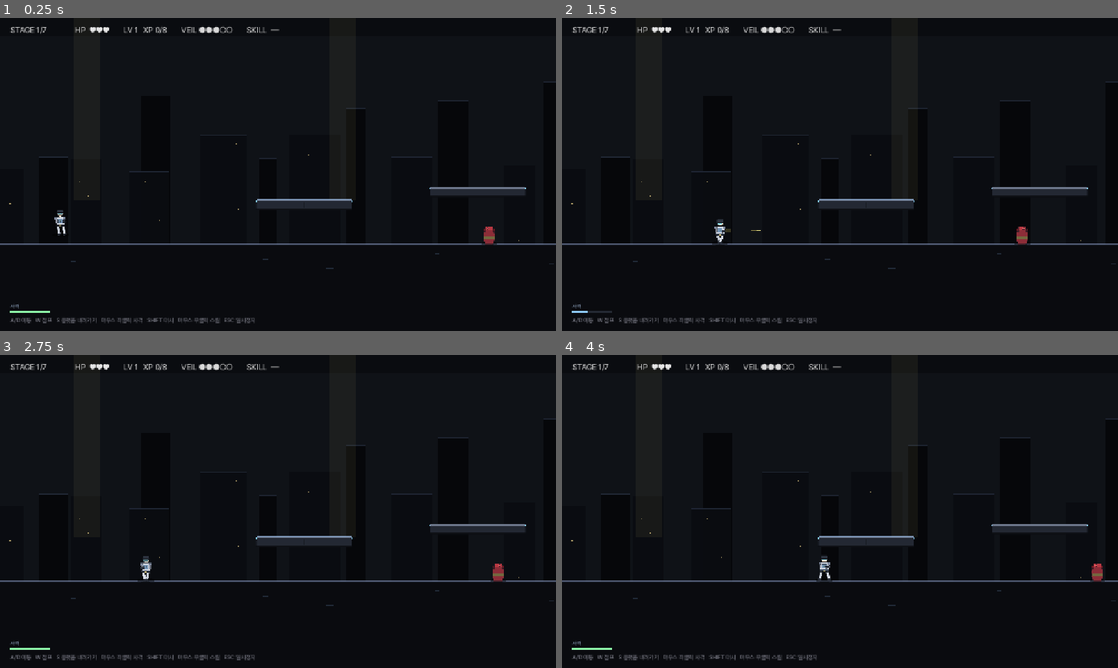
Above: before the commit, frames 1-4 (two rows, left to right).
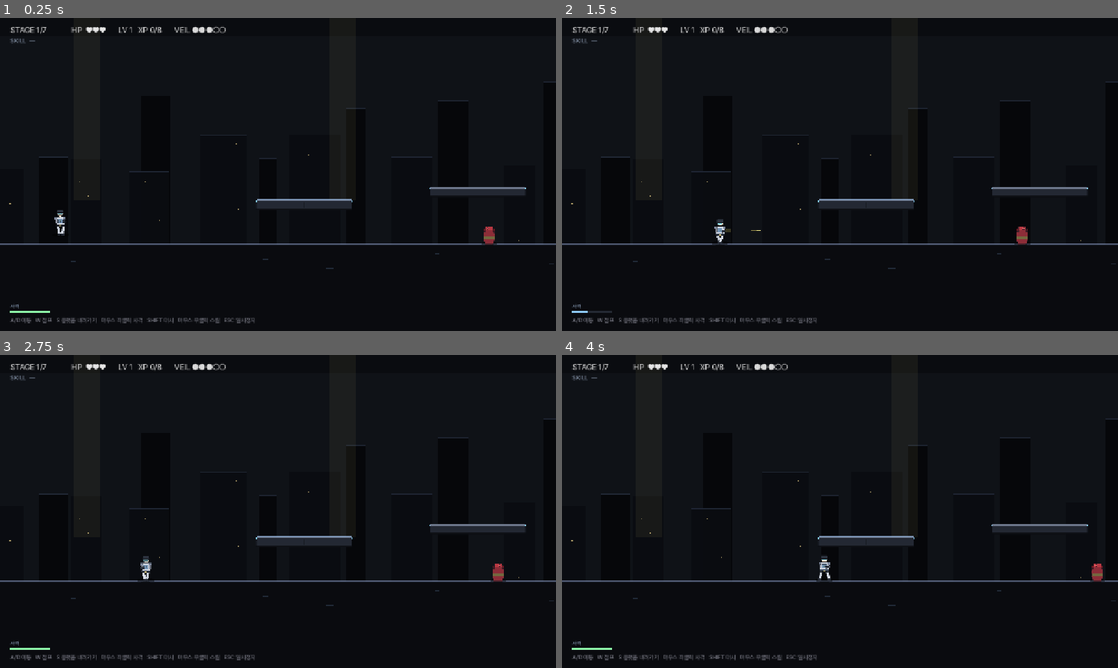
Above: after the commit, the same moments.

Repository: soomin007/EyesOnYou
Game: Godot game, scene res://scenes/stage.tscn
Same seed, same stepped clock (60 frames per second), same inputs: the game is played once before the commit and once after it. This scene is started directly instead of the project's main scene.
Inputs (mouse positions are in pixels of both pictures, inside the frame that each line leads up to):
- Up to frame 1 (0.25 s): no input
- Up to frame 2 (1.5 s): tap Enter at 0.5 s; move the mouse to (962, 158) at 0.52 s; hold W (jump) 0.53-1.28 s; hold D (move_right) from 0.53 s (still down); click (962, 158) at 0.67 s; move the mouse to (728, 190) at 1.27 s; tap J (attack) at 1.35 s
- Up to frame 3 (2.75 s): tap W (jump) at 1.52, 1.55, 1.82 s; move the mouse to (333, 442) at 2.02 s; release D (move_right) at 2.03 s; hold A (move_left) from 2.03 s (still down); hold W (jump) from 2.03 s (still down); tap Shift (dash) at 2.1 s
- Up to frame 4 (4 s): move the mouse to (812, 574) at 2.77 s; release A (move_left) at 2.78 s; release W (jump) at 2.78 s; hold D (move_right) from 2.78 s (still down); tap Space at 2.85 s; click (812, 574) at 2.92 s; tap W (jump) at 3.02, 3.05, 3.32 s; move the mouse to (1006, 558) at 3.52 s; hold W (jump) from 3.53 s (still down); tap K at 3.6 s

The runs differ from the first frame. In frame 1, 0.4% of the frame differs, in the area x 1-51%, y 2-70%; in frame 2, 0.4%; in frame 3, 0.4%; in frame 4, 0.4%.

Commit message:
fix(visual+ux): 점프 자세/HUD 줄바꿈/스킬 충전 점/가시 위협·보상/맵 동기
Player.gd — 점프 다리:
- 점프 시 양다리 같은 방향(-0.20)이 어색했음. 한쪽 -0.22(앞) / 한쪽
  +0.10(뒤 살짝)로 비대칭 — running jump 자세

Stage.gd HUD 재구성:
- top을 VBox 2행으로 분리. 1행: STAGE/맵/HP/XP/VEIL(폰트 18).
  2행: SKILL(폰트 14, 옅은 색). 화면 밖으로 넘치던 문제 해결
- cd_skill_slot에 충전 점 2개 추가(ChargesRow). _update_skill_charges가
  매 프레임 색 갱신: 활성(주황)/비활성(어두움)/미사용(회색 옅음).
  T1/T2면 두번째 점은 회색, T3이면 둘 다 활성 가능 — explosive 2회
  충전 상태가 한눈에 보임

Stage.gd 가시 dmg:
- _build_spike에 dmg 인자(default 1). zone에 meta로 저장하고
  _on_spike_touched가 binding된 zone에서 가져와 take_hit(d) 호출
- 가시 시각도 dmg 2면 더 밝은 주황(0.40)으로 차등화

Stage.gd Vertical 맵 진입 멘트:
- rooftops/cooling/sewers 진입 직후 VEIL이 출구 방향 안내. 사용자:
  "냉각시설은 왜 올라가야 하는지 모르겠다"

MapData _sewers — 가시 통로 의미 부여:
- 가시 모두 dmg 2 (사용자: "가시 별 의미 없음" — 이전 dmg 1은 통과
  데미지 한 번이라 부담 없음)
- 우측 끝에 XP orb 3개 추가 (HP 1 + XP 3). 좌측 patrol+XP 2개 통로
  대비 위험-고보상이 명확. 이전엔 HP 1개라 우측 갈 동기 부족

Co-Authored-By: Claude Opus 4.7 (1M context) <noreply@anthropic.com>

Diff:
--- a/scripts/MapData.gd
+++ b/scripts/MapData.gd
@@ -171,27 +171,27 @@
 			"shield": [],
 		},
 		"rewards": {
-			# 좌측 끝 — XP 보상
-			"xp_orbs":    [Vector2(200, 1240.0), Vector2(240, 1240.0)],
-			# 우측 통과 보상 — HP
+			# 좌측 (patrol+XP 통로) — XP 2개. patrol 처치 XP가 추가로 붙음.
+			"xp_orbs": [
+				Vector2(200, 1240.0), Vector2(240, 1240.0),
+				# 우측 (가시+위험) 끝 — XP 3개 + HP. 가시 dmg 2를 감수한 만큼
+				# patrol 통로보다 의미있게 큰 보상.
+				Vector2(940, 1240.0), Vector2(980, 1240.0), Vector2(1020, 1240.0),
+			],
 			"hp_pickups": [Vector2(960, 1240.0)],
 		},
-		# 우측 파이프 가시 — 폭 70 가시 좌/우 한 쌍 + 양 사이에 가운데 단일 가시
-		# 추가. 좌(875~945)/우(975~1045) 사이 30px 통로 + 가운데(945~975) 가시
-		# 어긋난 위치로 강제. 정밀한 회피 없이는 닿게.
+		# 우측 파이프 가시 — dmg 2(강조 함정). 좌측 patrol+XP 통로 대비
+		# 우측은 위험 큰 만큼 끝 보상이 큼(rewards 참고).
 		"spikes": [
-			# 800 ↔ 960 사이
-			{"x": 910.0, "y": 880.0, "w": 70.0},
-			{"x": 1010.0, "y": 880.0, "w": 70.0},
-			{"x": 960.0, "y": 920.0, "w": 30.0},
-			# 960 ↔ 1120 사이
-			{"x": 910.0, "y": 1040.0, "w": 70.0},
-			{"x": 1010.0, "y": 1040.0, "w": 70.0},
-			{"x": 960.0, "y": 1080.0, "w": 30.0},
-			# 1120 ↔ 1280 사이
-			{"x": 910.0, "y": 1200.0, "w": 70.0},
-			{"x": 1010.0, "y": 1200.0, "w": 70.0},
-			{"x": 960.0, "y": 1240.0, "w": 30.0},
+			{"x": 910.0, "y": 880.0, "w": 70.0, "dmg": 2},
+			{"x": 1010.0, "y": 880.0, "w": 70.0, "dmg": 2},
+			{"x": 960.0, "y": 920.0, "w": 30.0, "dmg": 2},
+			{"x": 910.0, "y": 1040.0, "w": 70.0, "dmg": 2},
+			{"x": 1010.0, "y": 1040.0, "w": 70.0, "dmg": 2},
+			{"x": 960.0, "y": 1080.0, "w": 30.0, "dmg": 2},
+			{"x": 910.0, "y": 1200.0, "w": 70.0, "dmg": 2},
+			{"x": 1010.0, "y": 1200.0, "w": 70.0, "dmg": 2},
+			{"x": 960.0, "y": 1240.0, "w": 30.0, "dmg": 2},
 		],
 	}
 
--- a/scripts/Player.gd
+++ b/scripts/Player.gd
@@ -443,16 +443,20 @@
 	torso.rotation = lean
 	if arm_front != null:
 		arm_front.rotation = arm_rot
-	# 다리 — 걷기 swing. 가랑이 origin이라 회전이 자연스러운 진자 동작.
-	var leg_swing: float = 0.0
-	if grounded and moving:
-		leg_swing = sin(anim_t * 14.0) * 0.45
-	elif not grounded:
-		leg_swing = -0.20  # 점프 중 살짝 굽힘 (양다리 같은 방향)
-	if leg_l != null and leg_r != null:
-		if grounded:
-			leg_l.rotation = -leg_swing
-			leg_r.rotation = leg_swing
-		else:
-			leg_l.rotation = leg_swing
-			leg_r.rotation = leg_swing
+	# 다리 — 가랑이 origin인 LegL/LegR을 회전시켜 보행/점프 자세.
+	var leg_l_rot: float = 0.0
+	var leg_r_rot: float = 0.0
+	if grounded:
+		if moving:
+			var swing: float = sin(anim_t * 14.0) * 0.45
+			leg_l_rot = -swing
+			leg_r_rot = swing
+	else:
+		# 점프/낙하 — 한쪽 다리 앞 한쪽 뒤로 살짝(running jump 자세).
+		# 양다리가 같은 방향이면 어색하니 비대칭으로.
+		leg_l_rot = -0.22
+		leg_r_rot = 0.10
+	if leg_l != null:
+		leg_l.rotation = leg_l_rot
+	if leg_r != null:
+		leg_r.rotation = leg_r_rot
--- a/scripts/Stage.gd
+++ b/scripts/Stage.gd
@@ -92,6 +92,15 @@
 	# x=900 — 진입 직후 분기 결정 전에 분위기 깔리도록 일찍 트리거.
 	if GameState.current_route_id == "route_ward":
 		_arm_ward_foreshadow_at(900.0)
+	# Vertical 맵 — 진입 직후 방향 안내. 사용자: "왜 올라가야 하는지 모르겠다".
+	# 정상/바닥에 출구가 있다는 사실을 첫 멘트로 명시.
+	match GameState.current_route_id:
+		"route_rooftops":
+			_show_veil_subtitle("위로 올라가요. 옥상이 출구예요.", 3.0)
+		"route_cooling":
+			_show_veil_subtitle("냉각 파이프 위쪽이 출구예요. 발판 따라 올라가요.", 3.2)
+		"route_sewers":
+			_show_veil_subtitle("아래로 내려가요. 통로 끝에 출구가 있어요.", 3.0)
 
 func _arm_ward_foreshadow_at(trigger_x: float) -> void:
 	var area := Area2D.new()
@@ -876,7 +885,8 @@
 			var sx: float = float(d.get("x", 0.0))
 			var sy: float = float(d.get("y", GROUND_Y - 6.0))
 			var sw: float = float(d.get("w", 90.0))
-			_build_spike(sx, sw, sy)
+			var sd: int = int(d.get("dmg", 1))
+			_build_spike(sx, sw, sy, sd)
 		return
 	# 폴백 (디버그/플레이그라운드)
 	if not "함정" in GameState.current_route_tags:
@@ -889,9 +899,10 @@
 		var x: float = base_x + rng.randf_range(-80.0, 80.0)
 		_build_spike(x, 90.0, GROUND_Y - 6.0)
 
-func _build_spike(center_x: float, w: float, base_y: float = -1.0) -> void:
+func _build_spike(center_x: float, w: float, base_y: float = -1.0, dmg: int = 1) -> void:
 	# base_y는 가시 끝(뾰족한 부분)의 y. -1이면 GROUND_Y - 6 폴백 (지면 위 가시).
 	# 가시는 base_y 위로 18px, 즉 base_y - 18에서 시작해 base_y에서 끝남.
+	# dmg: 가시 데미지(default 1, sewers 같은 강조 함정은 2).
 	if base_y < 0.0:
 		base_y = GROUND_Y - 6.0
 	var x_start: float = center_x - w * 0.5
@@ -903,7 +914,7 @@
 	add_child(visual)
 	for sx in range(int(x_start) + 12, int(x_end), 24):
 		var spike := Polygon2D.new()
-		spike.color = Color(0.95, 0.30, 0.30)
+		spike.color = Color(0.95, 0.30, 0.30) if dmg < 2 else Color(1.0, 0.40, 0.20)
 		spike.polygon = PackedVector2Array([
 			Vector2(float(sx), base_y),
 			Vector2(float(sx) + 12.0, base_y),
@@ -914,17 +925,21 @@
 	zone.collision_layer = 0
 	zone.collision_mask = 2  # 플레이어
 	zone.position = Vector2(center_x, base_y - 12.0)
+	zone.set_meta("damage", dmg)
 	add_child(zone)
 	var col := CollisionShape2D.new()
 	var shape := RectangleShape2D.new()
 	shape.size = Vector2(w, 36.0)
 	col.shape = shape
 	zone.add_child(col)
-	zone.body_entered.connect(_on_spike_touched)
-
-func _on_spike_touched(body: Node) -> void:
+	zone.body_entered.connect(_on_spike_touched.bind(zone))
+
+func _on_spike_touched(body: Node, zone: Area2D) -> void:
 	if body == player and body.has_method("take_hit"):
-		body.take_hit(1)
+		var d: int = 1
+		if is_instance_valid(zone):
+			d = int(zone.get_meta("damage", 1))
+		body.take_hit(d)
 
 func _build_route_ambience() -> void:
 	# 루트별 시각 분위기 — 콜리전 없는 ColorRect/Polygon overlay만 사용.
@@ -1359,20 +1374,29 @@
 	top.add_theme_constant_override("margin_bottom", 16)
 	top.set_anchors_preset(Control.PRESET_TOP_WIDE)
 	hud.add_child(top)
+	# 두 줄 — 1행: STAGE/맵/HP/XP/VEIL. 2행: SKILL(아래로 분리).
+	var top_v := VBoxContainer.new()
+	top_v.add_theme_constant_override("separation", 4)
+	top.add_child(top_v)
 	var hb := HBoxContainer.new()
-	hb.add_theme_constant_override("separation", 32)
-	top.add_child(hb)
+	hb.add_theme_constant_override("separation", 28)
+	top_v.add_child(hb)
+	var hb2 := HBoxContainer.new()
+	hb2.add_theme_constant_override("separation", 12)
+	top_v.add_child(hb2)
 	hp_label = Label.new()
 	xp_label = Label.new()
 	stage_label = Label.new()
 	map_label = Label.new()
 	trust_label = Label.new()
 	skill_label = Label.new()
-	# 표시 순서 — STAGE / 맵 이름 / HP / XP / VEIL 신뢰도 / SKILL
-	for l in [stage_label, map_label, hp_label, xp_label, trust_label, skill_label]:
+	for l in [stage_label, map_label, hp_label, xp_label, trust_label]:
 		l.add_theme_font_size_override("font_size", 18)
 		l.add_theme_color_override("font_color", Color(0.9, 0.9, 0.9))
 		hb.add_child(l)
+	skill_label.add_theme_font_size_override("font_size", 14)
+	skill_label.add_theme_color_override("font_color", Color(0.65, 0.72, 0.82))
+	hb2.add_child(skill_label)
 	_refresh_hud()
 
 	var bottom := MarginContainer.new()
@@ -1395,6 +1419,18 @@
 	cd_attack_slot = _make_cd_slot("사격")
 	cd_dash_slot = _make_cd_slot("대시")
 	cd_skill_slot = _make_cd_slot("스킬")
+	# 스킬 슬롯에만 충전 점 추가 — explosive T3에서 2개 보유 가능.
+	# 항상 점 2개 생성하고 색으로 활성/비활성/(미사용) 구분.
+	var charges_row := HBoxContainer.new()
+	charges_row.name = "ChargesRow"
+	charges_row.add_theme_constant_override("separation", 4)
+	for i in 2:
+		var dot := ColorRect.new()
+		dot.custom_minimum_size = Vector2(8, 8)
+		dot.size = Vector2(8, 8)
+		dot.color = Color(0.20, 0.22, 0.26, 0.4)
+		charges_row.add_child(dot)
+	cd_skill_slot.add_child(charges_row)
 	cd_row.add_child(cd_attack_slot)
 	cd_row.add_child(cd_dash_slot)
 	cd_row.add_child(cd_skill_slot)
@@ -1498,6 +1534,30 @@
 			cd_dash_slot.visible = GameState.has_skill("dash")
 		if cd_skill_slot != null:
 			cd_skill_slot.visible = GameState.has_skill("explosive")
+			_update_skill_charges()
+
+# 스킬 충전 점 갱신 — explosive T3에서 2개 보유. 색으로 활성/비활성/(미사용) 구분.
+func _update_skill_charges() -> void:
+	if cd_skill_slot == null or player == null or not is_instance_valid(player):
+		return
+	var charges_row := cd_skill_slot.get_node_or_null("ChargesRow") as HBoxContainer
+	if charges_row == null:
+		return
+	var cur: int = int(player.get("skill_charges"))
+	var max_c: int = int(player.get("skill_max_charges"))
+	for i in charges_row.get_child_count():
+		var dot := charges_row.get_child(i) as ColorRect
+		if dot == null:
+			continue
+		if i >= max_c:
+			# T1/T2 — 두번째 점은 미사용(회색 옅게)
+			dot.color = Color(0.15, 0.16, 0.20, 0.35)
+		elif i < cur:
+			# 활성 충전
+			dot.color = Color(0.95, 0.65, 0.30)
+		else:
+			# 충전 중(비활성)
+			dot.color = Color(0.30, 0.32, 0.36)
 
 func _hearts(hp: int, max_hp: int) -> String:
 	var s: String = ""
